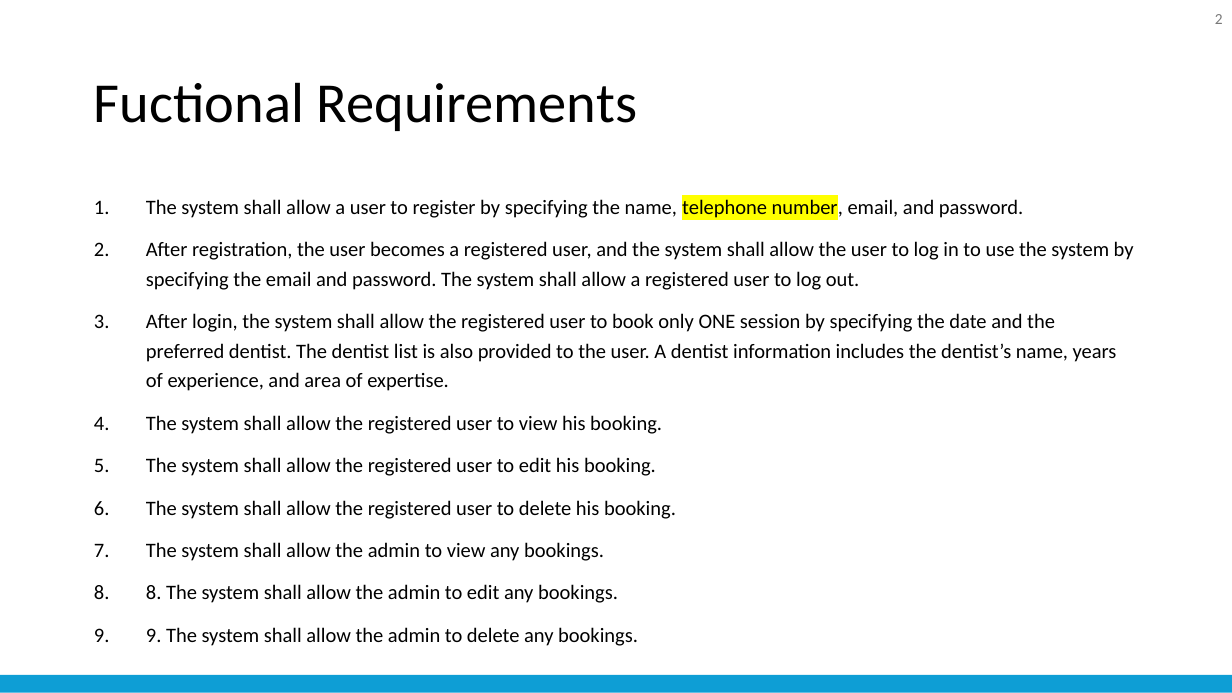
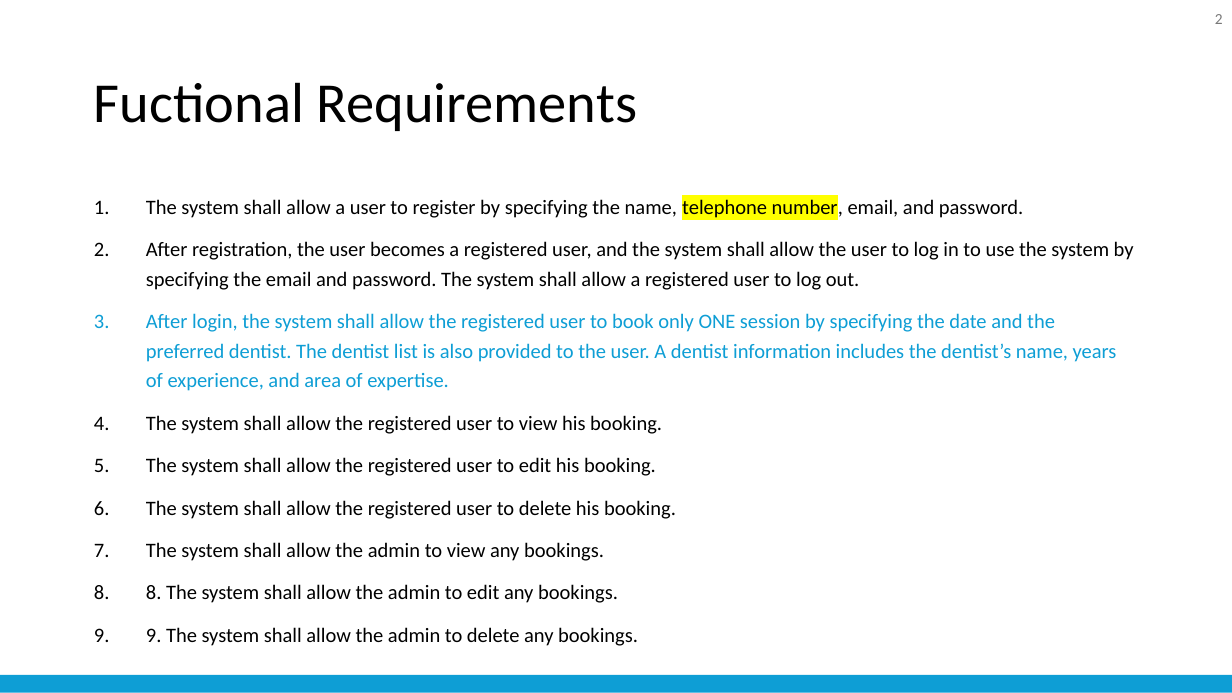
Before and after one commit to nattapong232/DentistBooking, a slide deck: slide 2 of SRS.pptx. Drawn at 1232x693 pixels with LibreOffice and Linux fonts; fonts in the diff are those of the drawing. Boxes give left, top, right and bottom in pixels: in the first picture for what was removed or moved away, otherwise in the second. Text is boxed around its words. In the diff, an @@ line names an element or a change of style, - is before the commit and + after.

```diff
--- a/SRS.pptx
+++ b/SRS.pptx
@@ text at [146, 313, 1117, 391]: text colour #000000 to #0E9ED5 in "After login, the system shall allow the ..." @@
```
Also in this commit, not shown: 11 other slides changed, 1 slide added, 21 other files.
